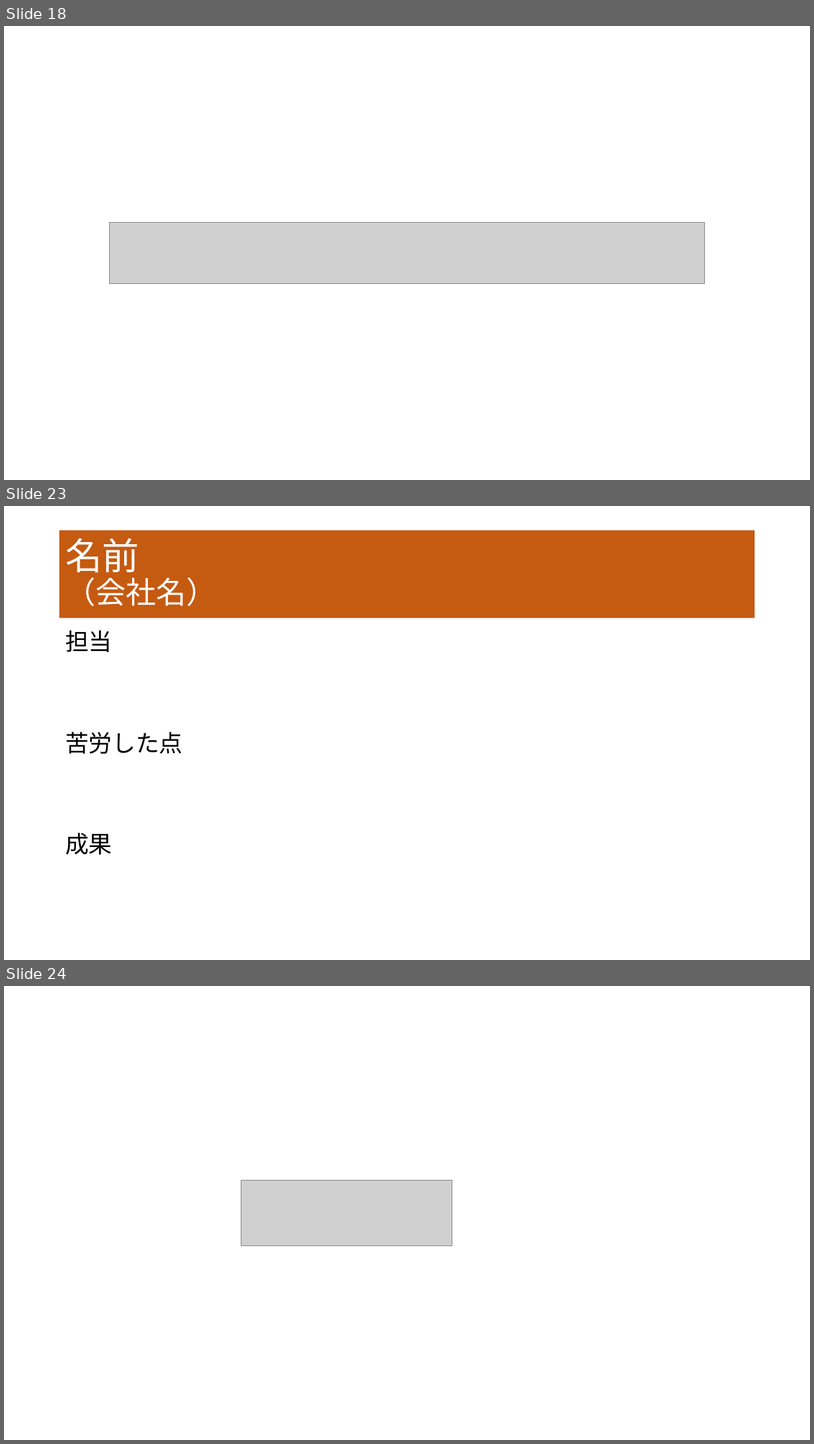
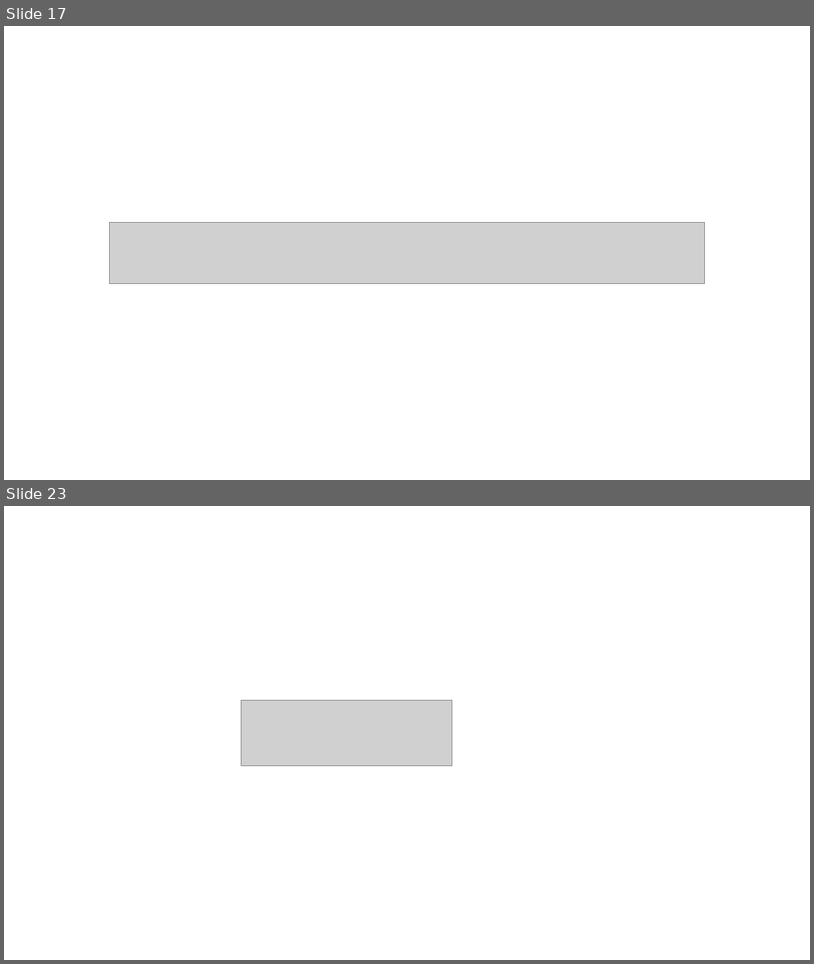
Before and after one commit to dojo2022/F-3, a slide deck: doc/プレゼン資料_F3_なかおっち.pptx. Shown one above the other, each under a label of ours: slides 18, 23 and 24 before the commit, slides 17 and 23 after it; the slides between them are not shown. The pictures are 814x1444 and 814x964 pixels, drawn with LibreOffice and Linux fonts; fonts in the diff are those of the drawing; grey boxes stand for pictures; background and template pictures are left out. Boxes give left, top, right and bottom in pixels: in the first picture for what was removed or moved away, otherwise in the second. Text is boxed around its words. In the diff, an @@ line names an element or a change of style, - is before the commit and + after.

```diff
--- a/doc/プレゼン資料_F3_なかおっち.pptx
+++ b/doc/プレゼン資料_F3_なかおっち.pptx
@@ slide 23 removed at (4,506,810,960), background #FFFFFF @@
@@ title removed at (59,530,756,618) @@
-名前
-（会社名）
@@ text removed at (65,630,183,854) @@
-担当
-苦労した点
-成果
@@ what was slide 18 is now slide 17 @@
@@ what was slide 24 is now slide 23 @@
```
Also in this commit, not shown: 8 slides changed, 2 slides added, 2 other slides removed.
